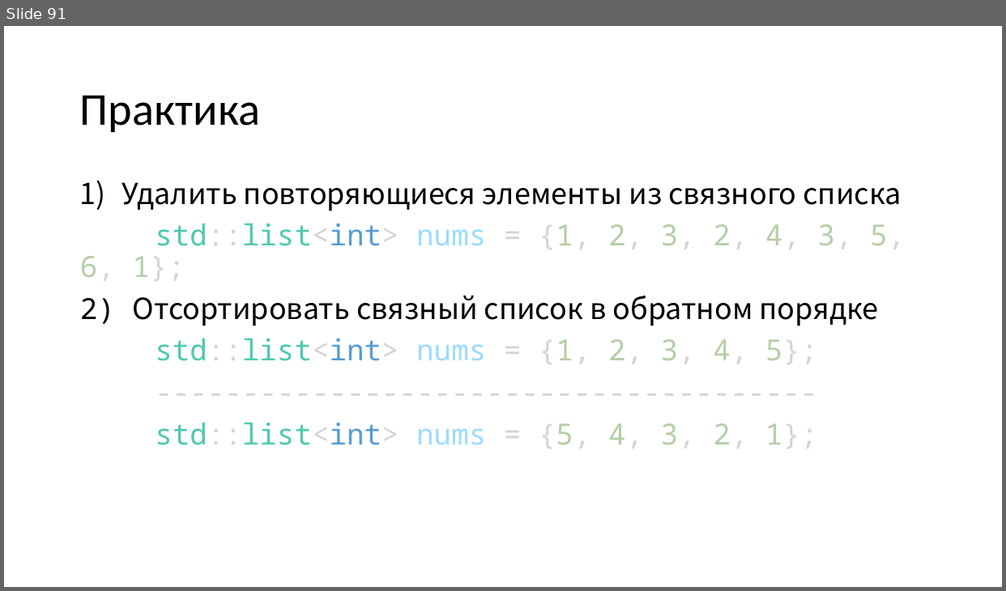
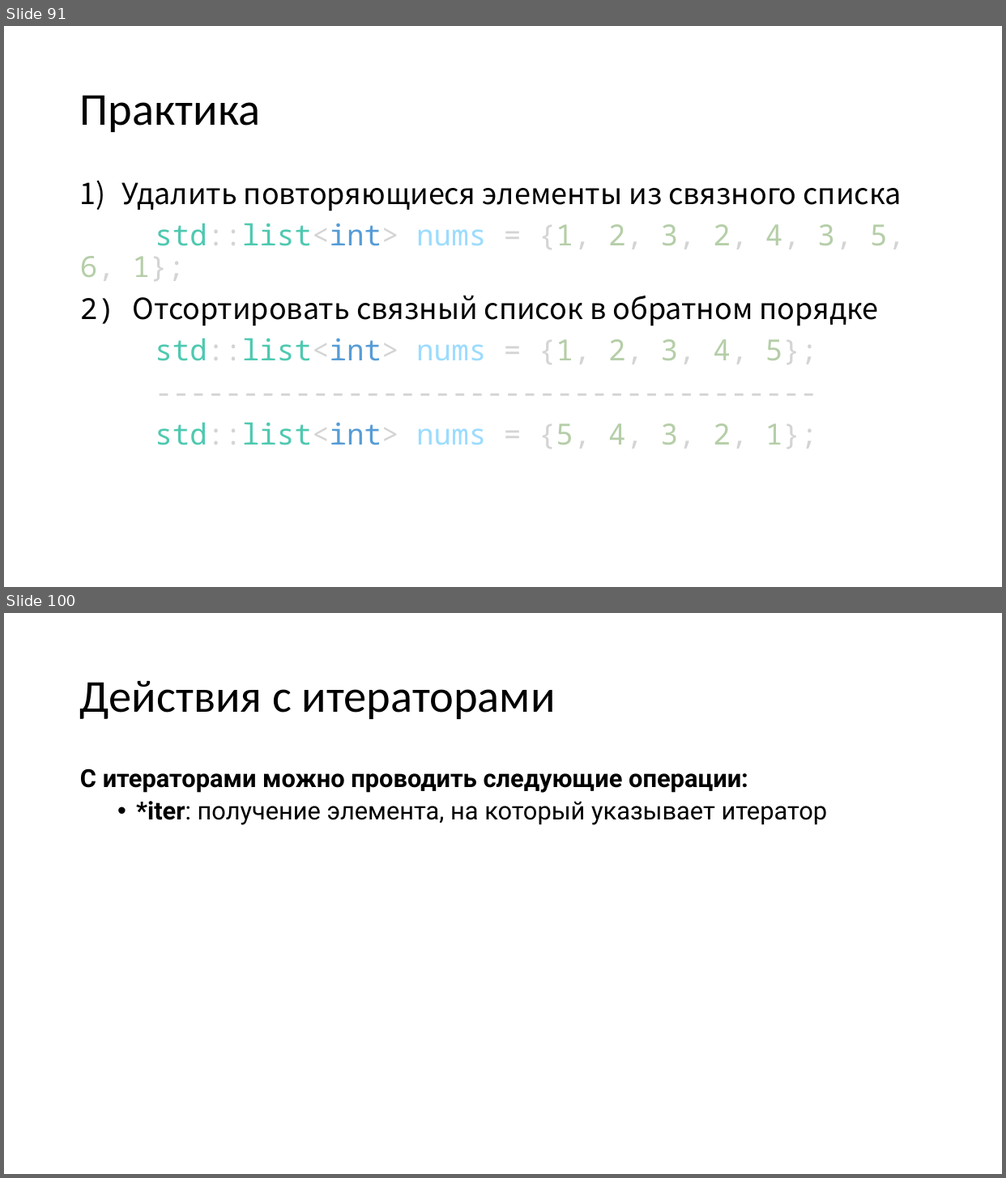
Before and after one commit to FloyzenCode/cpp-lectures, a slide deck: lecture8/lecture8.pptx. Shown one above the other, each under a label of ours: slide 91 before the commit, slides 91 and 100 after it; the slides between them are not shown. The pictures are 1006x591 and 1006x1178 pixels, drawn with LibreOffice and Linux fonts; fonts in the diff are those of the drawing. Boxes give left, top, right and bottom in pixels: in the first picture for what was removed or moved away, otherwise in the second. Text is boxed around its words. In the diff, an @@ line names an element or a change of style, - is before the commit and + after.

```diff
--- a/lecture8/lecture8.pptx
+++ b/lecture8/lecture8.pptx
@@ slide 100 added at [4, 613, 1002, 1174], background #FFFFFF @@
@@ title added at [80, 681, 556, 719], 44 pt, text #000000 @@
+Действия с итераторами
@@ text added at [80, 769, 828, 825], 24 pt, text #000000, bold @@
+С итераторами можно проводить следующие операции:
+  • *iter: получение элемента, на который указывает итератор
```
Also in this commit, not shown: 1 slide changed, 30 other slides added, 3 other files.
